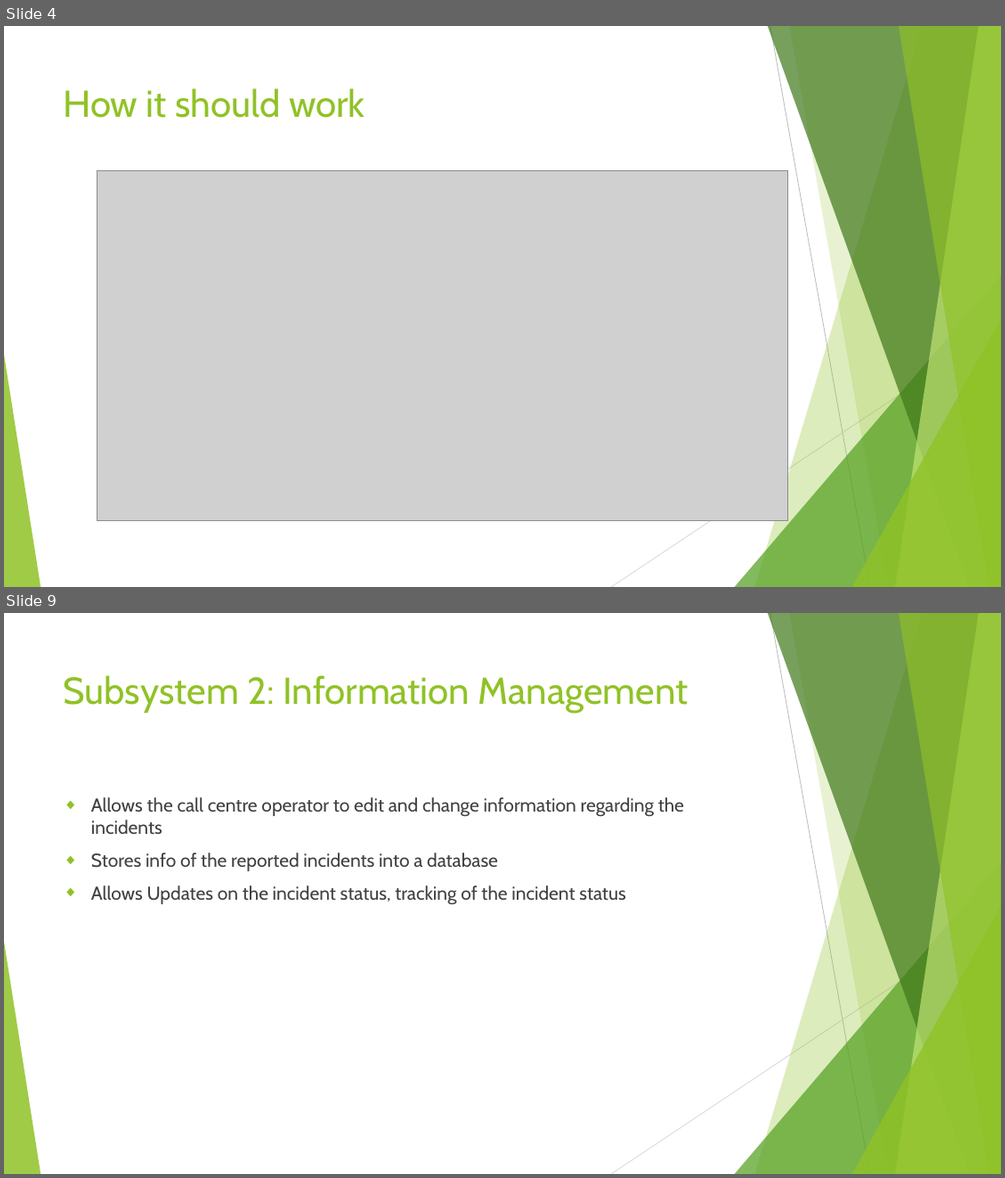
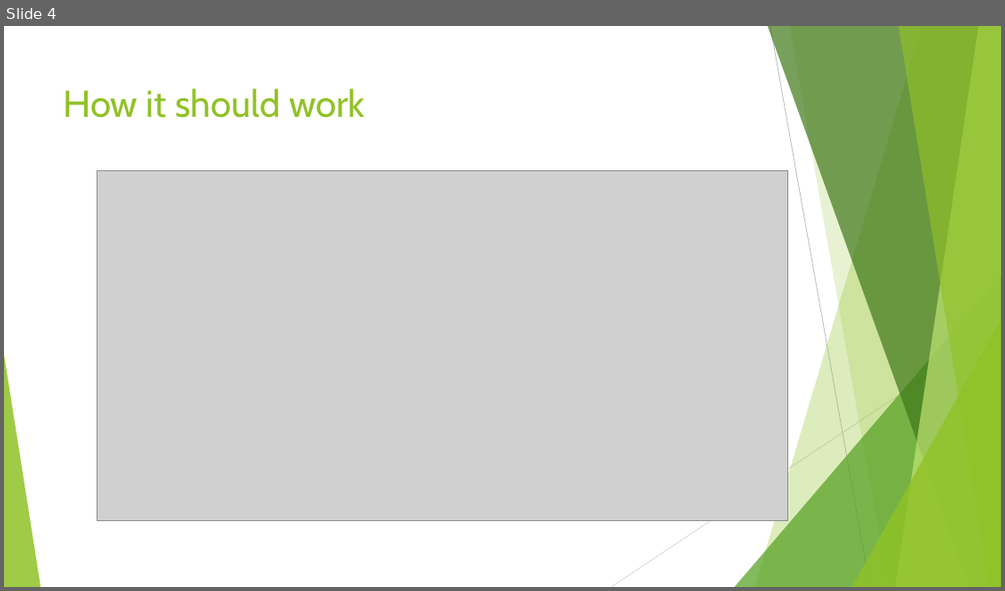
Before and after one commit to horaceyoung/Crisis-Management-System, a slide deck: Presentation Slides new.pptx. Shown one above the other, each under a label of ours: slides 4 and 9 before the commit, slide 4 after it; the slides between them are not shown. The pictures are 1005x1178 and 1005x591 pixels, drawn with LibreOffice and Linux fonts; fonts in the diff are those of the drawing; grey boxes stand for pictures. Boxes give left, top, right and bottom in pixels: in the first picture for what was removed or moved away, otherwise in the second. Text is boxed around its words. In the diff, an @@ line names an element or a change of style, - is before the commit and + after.

```diff
--- a/Presentation Slides new.pptx
+++ b/Presentation Slides new.pptx
@@ slide 9 removed at (4,613,1001,1174), background #FFFFFF; not listed: 10 template elements that a slide beside it also shows @@
@@ title removed at (63,675,688,713) @@
-Subsystem 2: Information Management
@@ text removed at (91,797,684,905) @@
-◆ Allows the call centre operator to edit and change information regarding the incidents
-◆ Stores info of the reported incidents into a database
-◆ Allows Updates on the incident status, tracking of the incident status
```
Also in this commit, not shown: 5 slides changed, 3 other slides removed.
